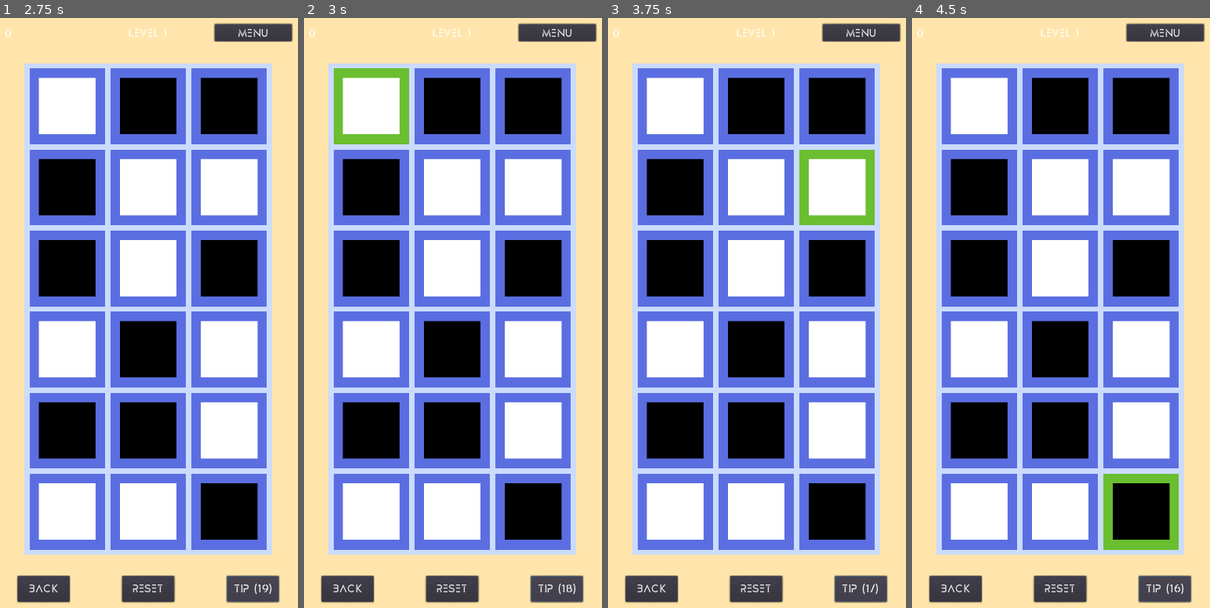
Above: before the commit, frames 1-4 (left to right).
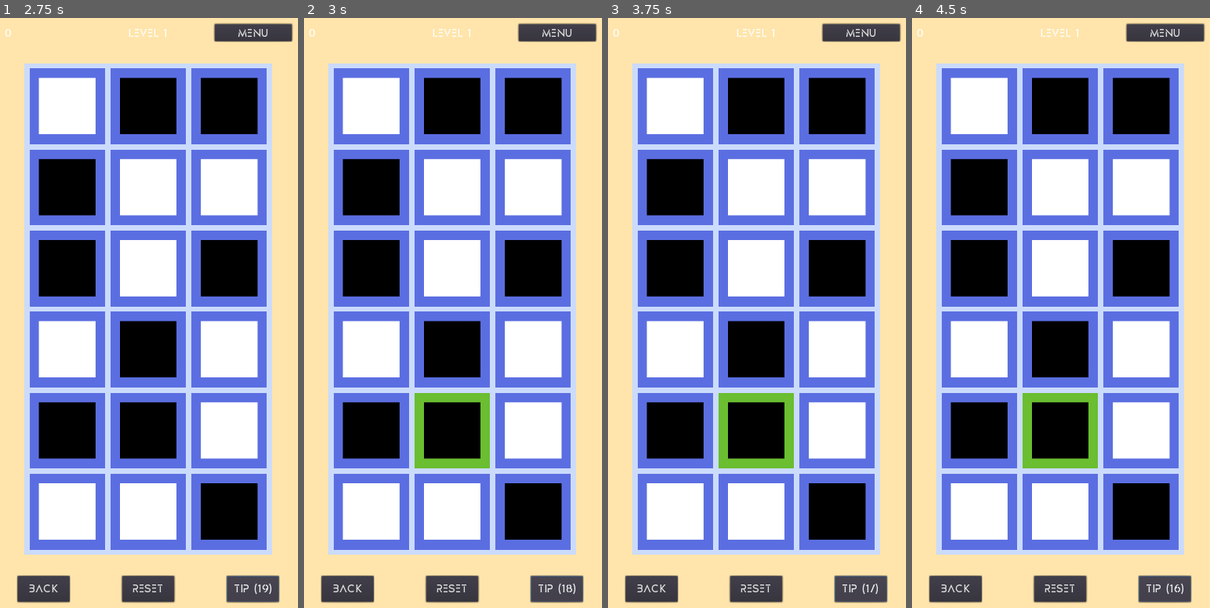
Above: after the commit, the same moments.

Repository: sisipun/SleepyCity
Game: Godot game, scene res://Game/Level/Generated/GeneratedLevel.tscn
Two runs of this game, one before a commit and one after it. Both use one fixed random seed, a clock stepped at 60 frames per second and the inputs below. This scene is started directly instead of the project's main scene.
Inputs:
- Up to frame 1 (2.75 s): click "Back" at 0.5 s; click "Reset" at 1.25 s; click "Tip (20)" at 2 s
- Up to frame 2 (3 s): click "Tip (19)" at 2.75 s
- Up to frame 3 (3.75 s): click "Tip (18)" at 3.5 s
- Up to frame 4 (4.5 s): click "Tip (17)" at 4.25 s

Frame 1 is identical in both runs. In frame 2, 2.9% of the frame differs, in the area x 10-63%, y 8-77%; in frame 3, 2.9%; in frame 4, 2.9%.

Commit message:
Improve tip func

Diff:
--- a/Game/Level/LevelArea.gd
+++ b/Game/Level/LevelArea.gd
@@ -10,7 +10,6 @@
 
 var _level: LevelMap
 var _cells: Array
-var _last_tip: = 0
 var _took_tip: = false
 
 
@@ -82,12 +81,11 @@
 
 
 func _on_tip() -> void:
-	var last_tip_position: Vector2 = _level.solution(_last_tip)
-	var cell: Cell = _cells[last_tip_position.x][last_tip_position.y]
-	if cell.play_tip_effect() and _level.reset():
+	var tip: Vector2 = _level.solution()
+	var cell: Cell = _cells[tip.x][tip.y]
+	if cell.play_tip_effect():
 		update_cells()
 		_took_tip = true
-		_last_tip = _last_tip + 1 if _last_tip + 1 < _level.solution_size() else 0
 		Storage.decriment_tip()
 
 
--- a/Game/Level/LevelMap.gd
+++ b/Game/Level/LevelMap.gd
@@ -5,9 +5,8 @@
 var _info: Storage.LevelInfo
 var _map: Array = []
 var _steps: Array = []
-var _targets: Array = []
-var _initial: Array = []
-var _completed: = false
+var _solutions: Array = []
+var _solution_changed = true
 
 
 func _init(info: Storage.LevelInfo) -> void:
@@ -16,6 +15,8 @@
 		_map.append([])
 		for j in range(_info.height):
 			_map[i].append(Vector2(i, j) in _info.initial)
+	for solution in info.solution:
+		_solutions.push_back(solution)
 
 
 func width() -> int:
@@ -30,12 +31,12 @@
 	return len(_steps)
 
 
-func solution(i: int) -> Vector2:
-	return _info.solution[i]
+func solution() -> Vector2:
+	return _solutions[0]
 
 
 func solution_size() -> int:
-	return len(_info.solution)
+	return len(_solutions)
 
 
 func is_alive(i: int, j: int) -> bool:
@@ -51,56 +52,54 @@
 
 
 func is_complete() -> bool:
-	return _completed
+	return solution_size() == 0
 
 
 func step(i: int, j: int) -> bool:
-	if _completed:
+	if is_complete():
 		return false
 
-	_steps.push_back(Vector2(i, j))
+	var step: = Vector2(i, j)
+	_steps.push_back(step)
 	_step(i, j)
 
-	if _is_target_complete():
-		_completed = true
+	var solution_index: = _solutions.find(step)
+	if solution_index < 0:
+		_solutions.push_back(step)
+	else:
+		_solutions.remove(solution_index)
 
 	return true
 
 func step_back() -> bool:
-	if not _steps or _completed:
+	if not _steps or is_complete():
 		return false
 
 	var step: Vector2 = _steps.pop_back()
 	_step(step.x, step.y)
 
+	var solution_index: = _solutions.find(step)
+	if solution_index < 0:
+		_solutions.push_front(step)
+	else:
+		_solutions.remove(solution_index)
+
 	return true
 
 
 func reset() -> bool:
-	if _completed:
+	if is_complete():
 		return false
 
 	_steps = []
+	_solutions = []
 	for i in range(_map.size()):
 		for j in range(_map[i].size()):
 			_map[i][j] = Vector2(i, j) in _info.initial
+	for solution in _info.solution:
+		_solutions.push_back(solution)
 	return true
 
-
-func _is_target_complete() -> bool:
-	for target in _info.targets:
-		if not _map[target.x][target.y]:
-			return false
-
-	for i in len(_map):
-		for j in len(_map[i]):
-			var targets_contains: bool = Vector2(i, j) in _info.targets
-			if _map[i][j] and not targets_contains:
-				return false
-			elif not _map[i][j] and targets_contains:
-				return false
-
-	return true
 
 func _step(x: int, y: int):
 	var inc_x: int = x + 1 if _info.width > x + 1 else 0
